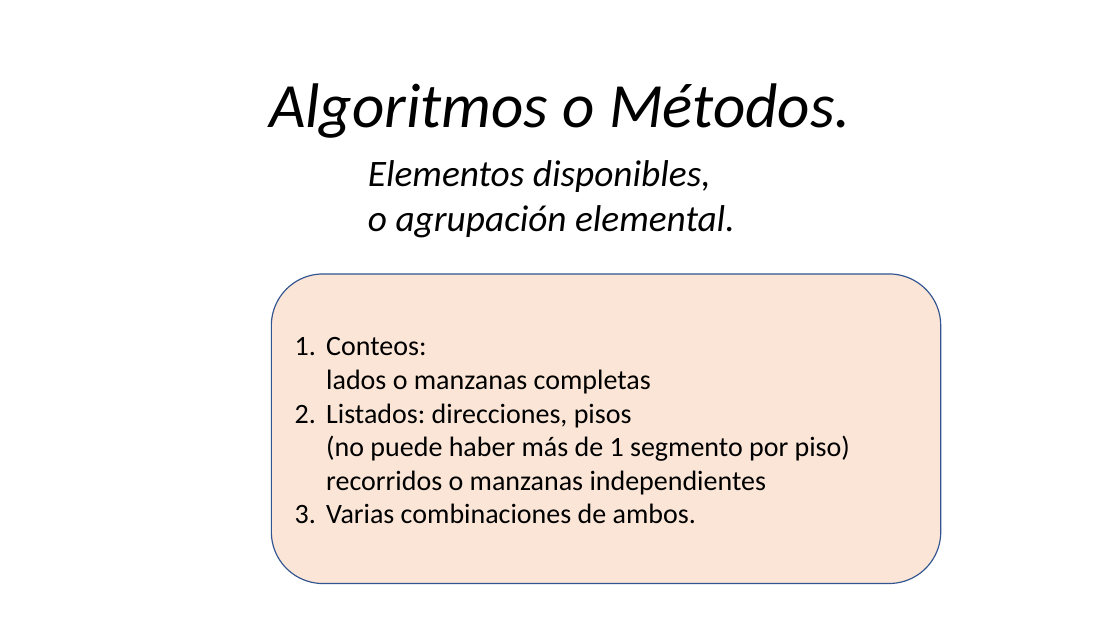
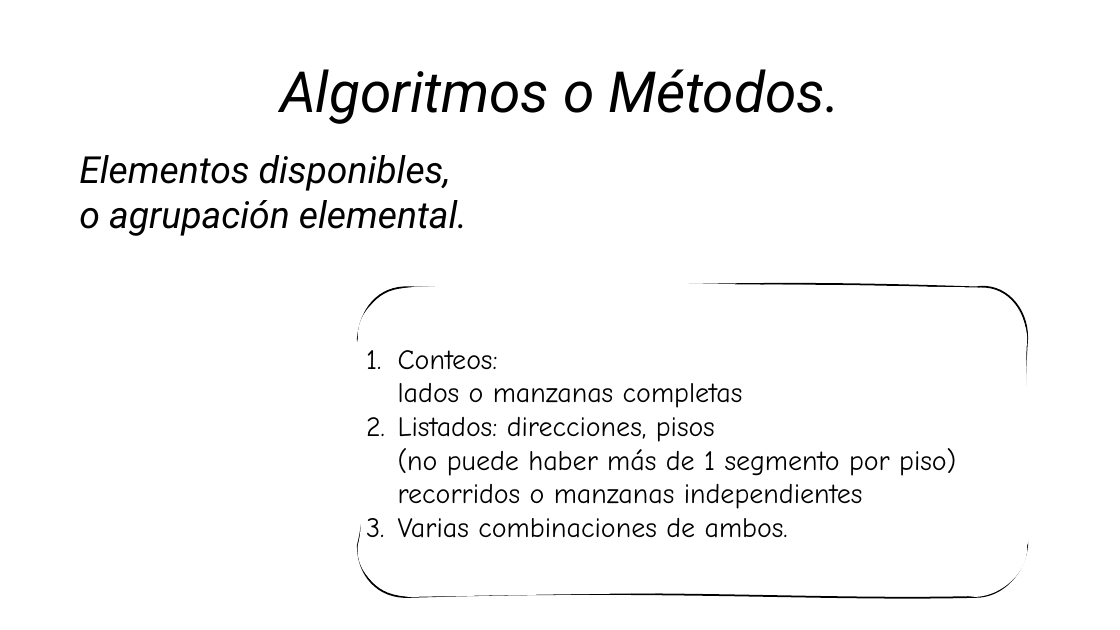
Before and after one commit to neptuso/Charlas, a slide deck: slide 11 of Censo Nacional de Población, Hogares y Viviendas.pptx. Drawn at 1120x630 pixels with LibreOffice and Linux fonts; fonts in the diff are those of the drawing. Boxes give left, top, right and bottom in pixels: in the first picture for what was removed or moved away, otherwise in the second. Text is boxed around its words. In the diff, an @@ line names an element or a change of style, - is before the commit and + after.

```diff
--- a/Censo Nacional de Población, Hogares y Viviendas.pptx
+++ b/Censo Nacional de Población, Hogares y Viviendas.pptx
@@ title "Algoritmos o Métodos.": place and size @@
-title "Algoritmos o Métodos." at bbox=[269, 83, 850, 138]
+title "Algoritmos o Métodos." at bbox=[280, 69, 839, 124]
@@ title "Algoritmos o Métodos." at bbox=[280, 69, 839, 124]: size 54 to 48.6 pt, font Calibri to Roboto @@
@@ text "Elementos disponibles, o agrupación elemental.": place and size @@
-text "Elementos disponibles, o agrupación elemental." at bbox=[368, 160, 735, 238]
+text "Elementos disponibles, o agrupación elemental." at bbox=[79, 155, 467, 236]
@@ text "Elementos disponibles, o agrupación elemental." at bbox=[79, 155, 467, 236]: font Calibri to Roboto @@
@@ rounded rectangle removed at bbox=[271, 274, 941, 584] @@
-1. Conteos:
-   lados o manzanas completas
-2. Listados: direcciones, pisos
-   (no puede haber más de 1 segmento por piso)
-   recorridos o manzanas independientes
-3. Varias combinaciones de ambos.
@@ freeform shape added at bbox=[358, 287, 1028, 597], fill #FFFFFF, outline #000000 1.5 pt, 24 pt, text #000000 @@
+1. Conteos:
+   lados o manzanas completas
+2. Listados: direcciones, pisos
+   (no puede haber más de 1 segmento por piso)
+   recorridos o manzanas independientes
+3. Varias combinaciones de ambos.
```
Also in this commit, not shown: 9 other slides changed, 1 slide added.
